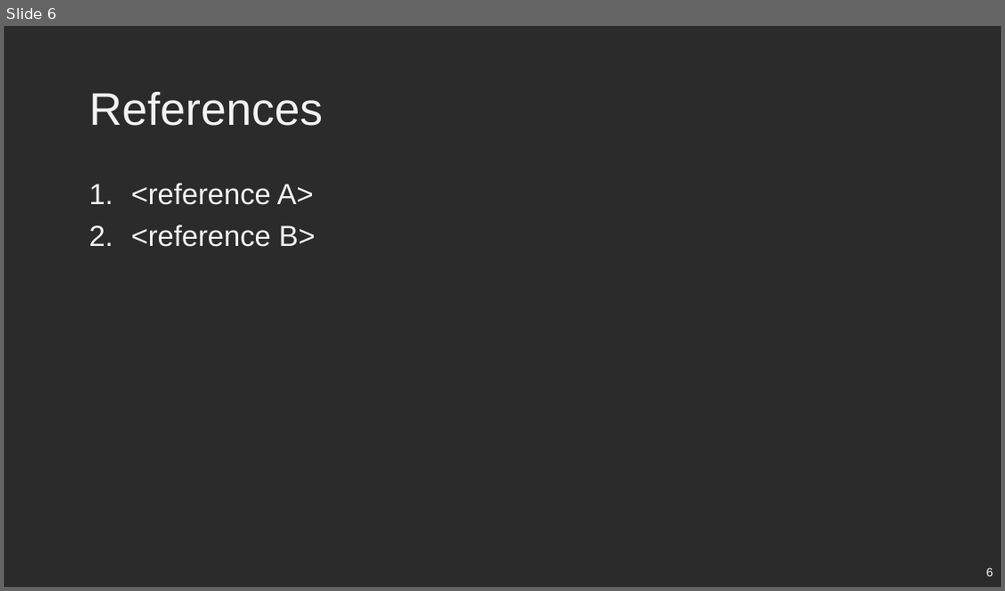
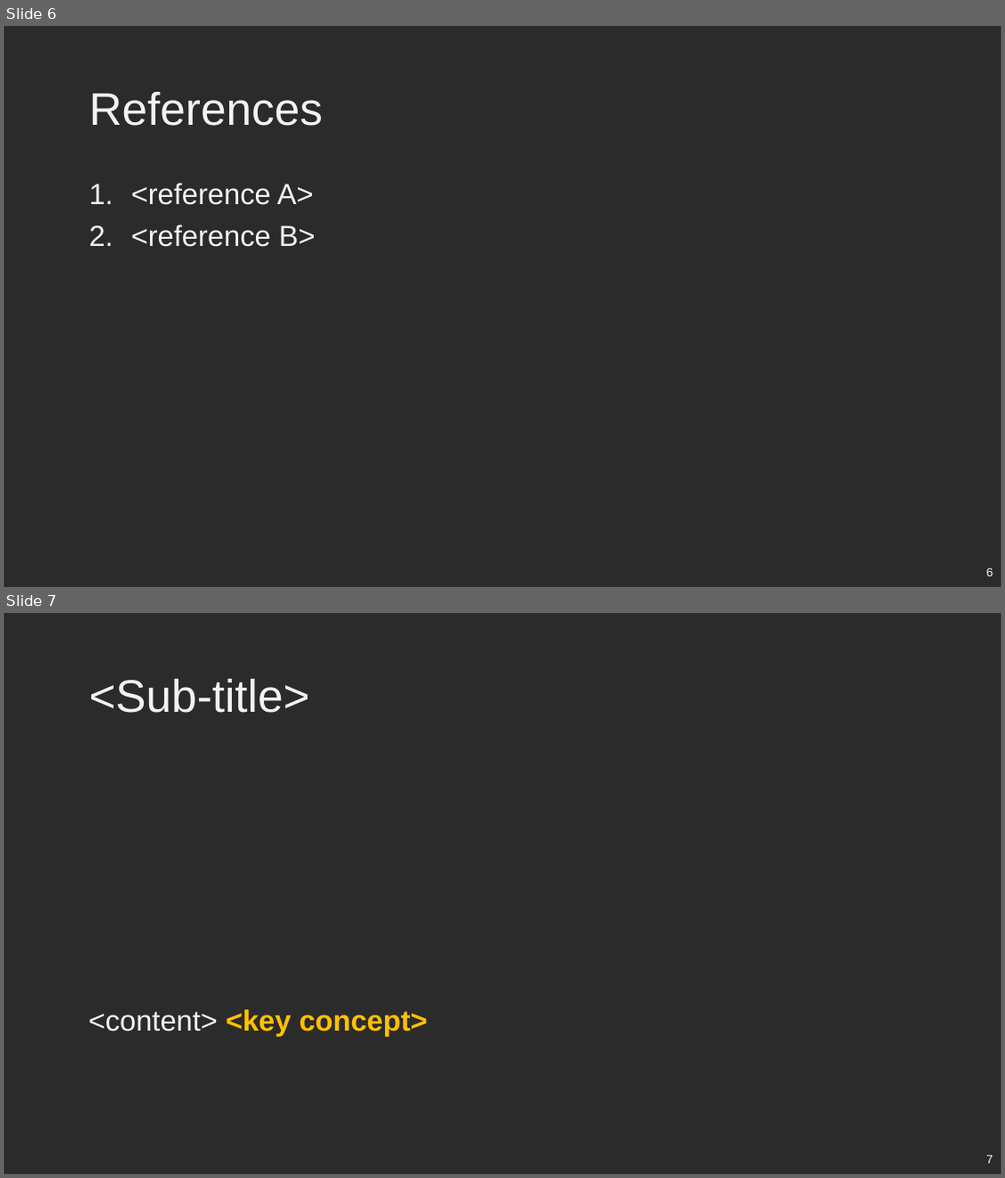
Before and after one commit to KiraSensei13/MNT_ITESM_courses, a slide deck: 0.Miscellaneous/PPT_resources/pptTemplate.pptx. Shown one above the other, each under a label of ours: slide 6 before the commit, slides 6 and 7 after it. The pictures are 1005x591 and 1005x1178 pixels, drawn with LibreOffice and Linux fonts; fonts in the diff are those of the drawing; background and template pictures are left out; a plain dark background stands for a picture behind light text. Boxes give left, top, right and bottom in pixels: in the first picture for what was removed or moved away, otherwise in the second. Text is boxed around its words. In the diff, an @@ line names an element or a change of style, - is before the commit and + after.

```diff
--- a/0.Miscellaneous/PPT_resources/pptTemplate.pptx
+++ b/0.Miscellaneous/PPT_resources/pptTemplate.pptx
@@ slide 7 added at (4, 613, 1001, 1174), background picture (left out) @@
@@ title added at (89, 679, 310, 713), 44 pt, text #F2F2F2 @@
+<Sub-title>
@@ text added at (89, 1009, 428, 1035), 28 pt, text #FFC000, bold @@
+<content> <key concept>
@@ page number added at (986, 1154, 993, 1163), 12 pt, text #F2F2F2 @@
+7
```
Also in this commit, not shown: 46 other files.
